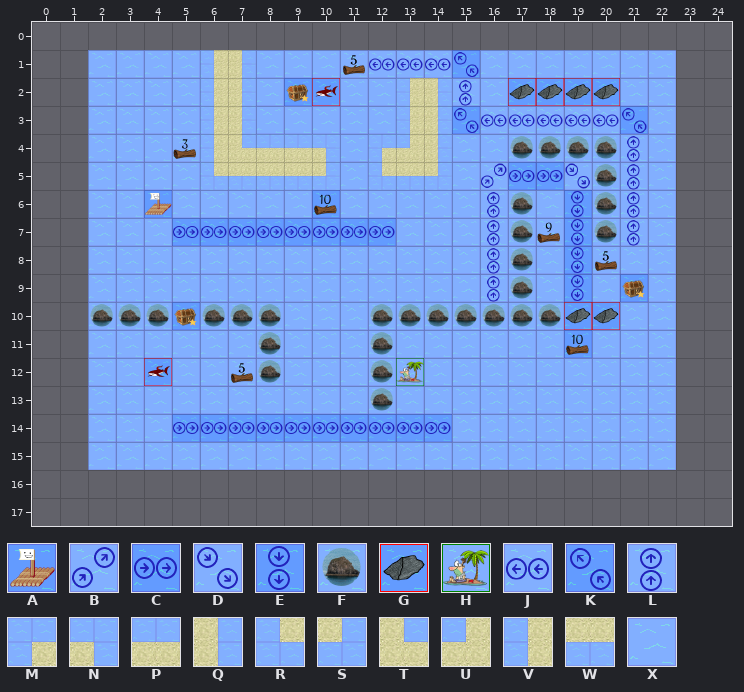
Tiled map (JSON), stored at TechnicalPrototype/core/assets/levels/level6.json. Above: the version before the commit.
Cells are 50x50 px. Shown: x 0..24, y 0..17. The old version is drawn lined up with the new one.
Key: from "updatedTiledSet": A 0 "Raft", B 3 "Current", C 4 "Current", D 5 "Current", E 6 "Current", F 7 "Rock", G 8, H 9 "Goal", J 11 "Current", K 12 "Current", L 13 "Current", M 28 "Rock", N 29 "Rock", P 32 "Rock", Q 33 "Rock", R 35 "Rock", S 36 "Rock", T 37 "Rock", U 38 "Rock", V 39 "Rock", W 40 "Rock", X 41.
_ is an empty cell, # one hidden under a higher layer.
Layers that did not change in this view are not listed.
Layer "Environment" before, first column x 0:
 0 _________________________
 1 __XXXXVQXXX#JJJKXXXXXXX__
 2 __XXXXVQX##XXVQLXGGGGXX__
 3 __XXXXVQXXXXXVQKJJJJJKX__
 4 __XXX#VTPPNXMUQXXFFFFLX__
 5 __XXXXRWWWSXRWSXBCCDFLX__
 6 __XXAXXXXX#XXXXXLFXEFLX__
 7 __XXXCCCCCCCCXXXLF#EFLX__
 8 __XXXXXXXXXXXXXXLFXE#XX__
 9 __XXXXXXXXXXXXXXLFXEX#X__
10 __FFF#FFFXXXFFFFFFFGGXX__
11 __XXXXXXFXXXFXXXXXX#XXX__
12 __XX#XX#FXXXFHXXXXXXXXX__
13 __XXXXXXXXXXFXXXXXXXXXX__
14 __XXXCCCCCCCCCCXXXXXXXX__
15 __XXXXXXXXXXXXXXXXXXXXX__
16 _________________________
17 _________________________
The result:
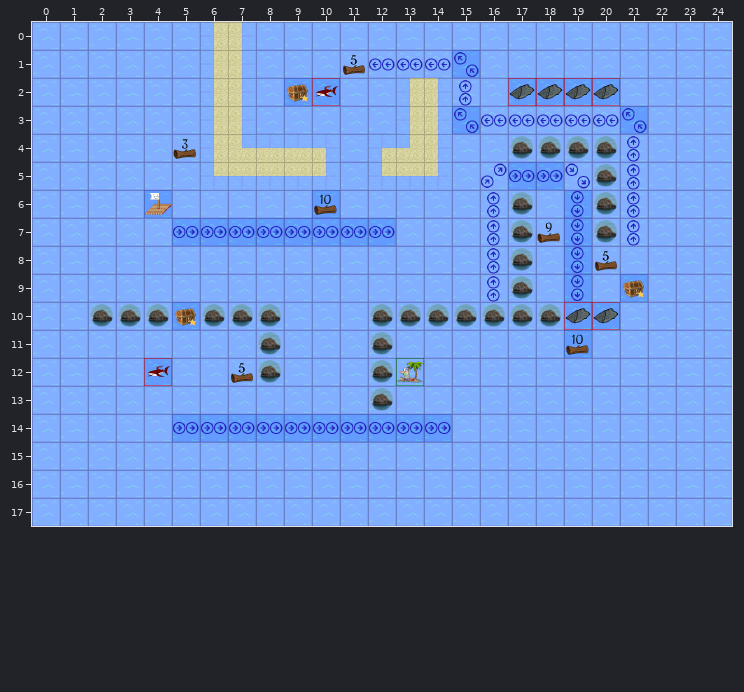
The author wrote: remove level 9 star bug, combine player star with player score
Diff:
map size 21x15 -> 25x18 cells (old content now starts at 2,1; both pictures use the new coordinates)
Layer "Environment":
y 0: x 0..24 _________________________ -> XXXXXXVQXXXXXXXXXXXXXXXXX
y 1..15: x 0..1 __ -> XX; x 23..24 __ -> XX
y 16..17: x 0..24 _________________________ -> XXXXXXXXXXXXXXXXXXXXXXXXX
Where, in picture pixels (left, top, right, bottom), the same in both pictures:
added: (32, 22, 732, 526)
